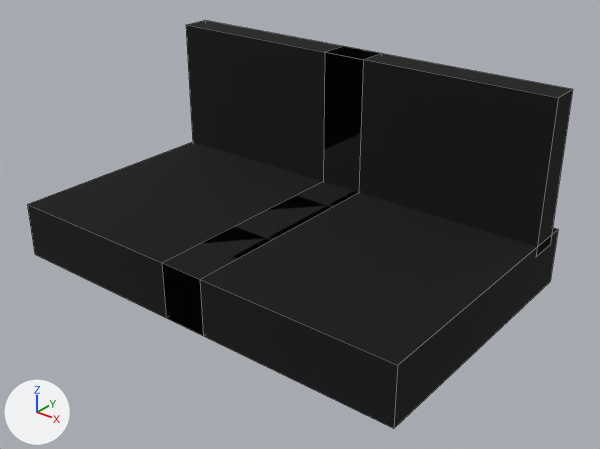
Two versions of the OBJ model src/main/resources/assets/myvillage/models/equipment/forging/workpiece_xuantie_boots_ground.obj, one commit apart.
The view is the same before and after, from a camera (50 mm lens) standing at (0.568, -0.659, 0.509) and looking at (0.029, 0.015, 0.091). Every picture has the same lights, and +X, +Y and +Z are marked at lower left. The picture after the commit comes second. Mesh edges are drawn as thin lines. Where no turn or scale is listed for an object, it has been applied to the vertices. Vertices at exactly the same position are counted once.

The first picture shows 'workpiece_xuantie_boots_ground'.
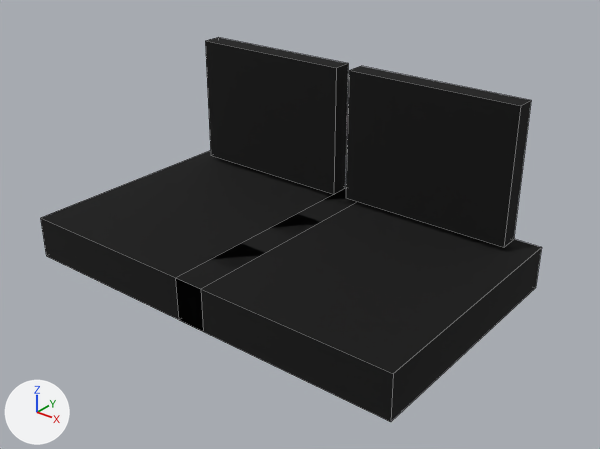
Changed parts and their boxes [x1, y1, x2, y2] in the pictures (600 x 449 px; the box of a moved part takes in the faces that stretch with it):
```json
{"object": "workpiece_xuantie_boots_ground", "change": "reshaped", "before": [27, 20, 573, 429], "after": [40, 37, 542, 422], "on screen": "8% narrower"}
{"part": 1, "of": "me_workpiece_xuantie_boots_ground", "change": "moved or reshaped", "before": [359, 53, 573, 256], "after": [346, 66, 531, 248]}
{"part": 2, "of": "me_workpiece_xuantie_boots_ground", "change": "moved or reshaped", "before": [162, 182, 558, 429], "after": [176, 188, 542, 422]}
{"part": 3, "of": "me_workpiece_xuantie_boots_ground", "change": "moved or reshaped", "before": [186, 20, 381, 192], "after": [205, 37, 348, 194]}
{"part": 4, "of": "me_workpiece_xuantie_boots_ground", "change": "moved or reshaped", "before": [27, 142, 323, 318], "after": [40, 150, 354, 330]}
```

Edits to the scene script, one JSON object a line:
```json
{"block": "me_workpiece_xuantie_boots_ground", "where": "# used by ob_workpiece_xuantie_boots_ground; location = (0.0, 0.0, 0.0)"}
{"op": "remove", "block": "me_workpiece_xuantie_boots_ground", "code": "me_workpiece_xuantie_boots_ground.from_pydata(...)  # 32 vertices, 24 faces; spans x -0.266..0.266, y -0.147..0.191, z 0.022..0.259"}
{"op": "add", "block": "me_workpiece_xuantie_boots_ground", "code": "me_workpiece_xuantie_boots_ground.from_pydata(...)  # 32 vertices, 24 faces; spans x -0.256..0.256, y -0.138..0.172, z 0.019..0.244"}
{"block": "me_workpiece_xuantie_boots_ground", "change": "me_workpiece_xuantie_boots_ground part 1: the loose piece of 8 vertices spanning x -0.028..0.266, y 0.134..0.172, z 0.078..0.259 is scaled about its middle by (0.745, 0.667, 0.914), then moved by (0.0, -0.008, -0.008)"}
{"block": "me_workpiece_xuantie_boots_ground", "change": "me_workpiece_xuantie_boots_ground part 2: the loose piece of 8 vertices spanning x -0.028..0.266, y -0.147..0.191, z 0.022..0.091 is scaled about its middle by (0.936, 0.917, 0.773), then moved by (0.0, -0.005, -0.011)"}
{"block": "me_workpiece_xuantie_boots_ground", "change": "me_workpiece_xuantie_boots_ground part 3: the loose piece of 8 vertices spanning x -0.266..0.028, y 0.134..0.172, z 0.078..0.259 is scaled about its middle by (0.745, 0.667, 0.914), then moved by (0.0, -0.008, -0.008)"}
{"block": "me_workpiece_xuantie_boots_ground", "change": "me_workpiece_xuantie_boots_ground part 4: the loose piece of 8 vertices spanning x -0.266..0.028, y -0.147..0.191, z 0.022..0.091 is scaled about its middle by (0.936, 0.917, 0.773), then moved by (0.0, -0.005, -0.011)"}
```
